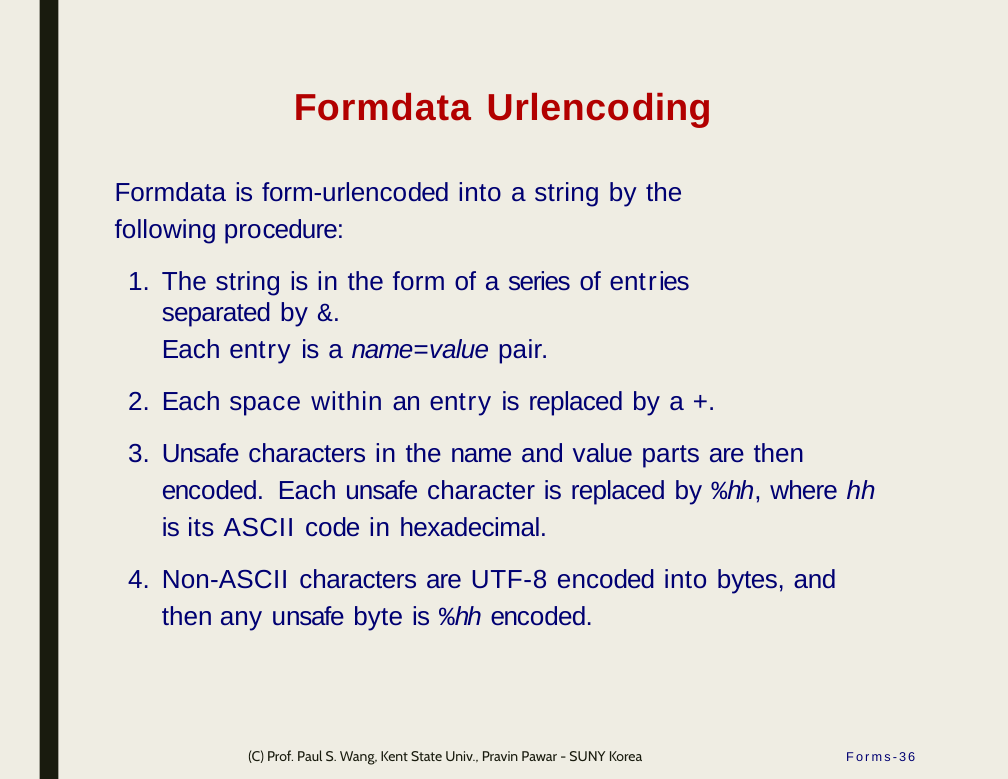
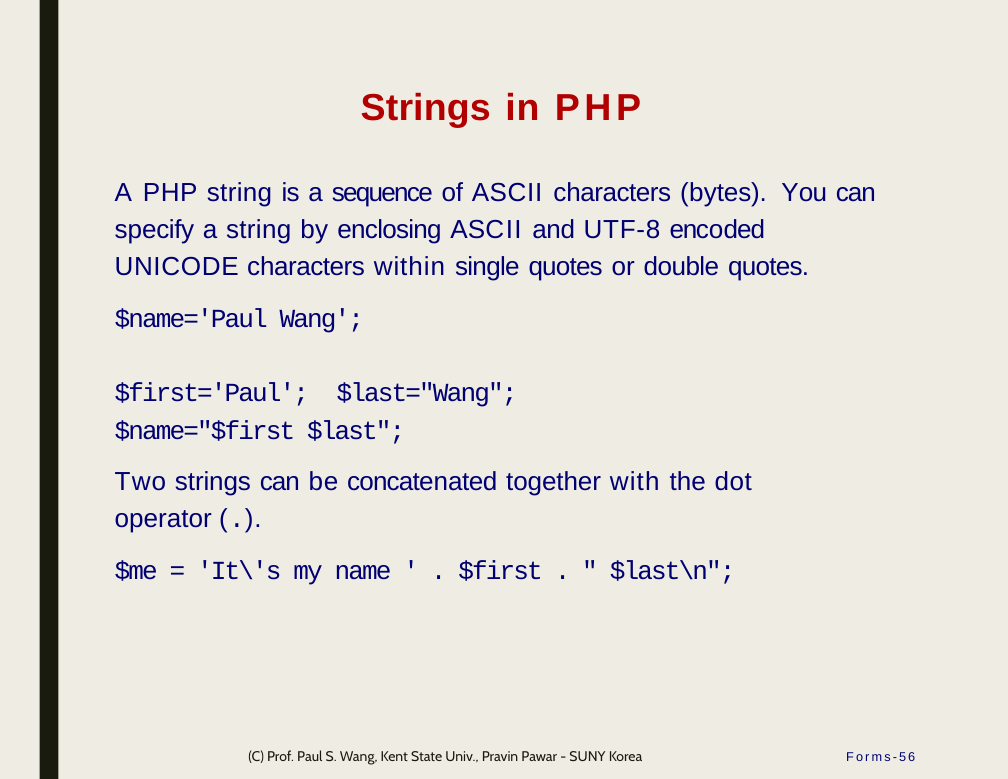
Before and after one commit to ppawar/ppawar.github.io, a slide deck: slide 56 of Fall2019/CSE102-F19/lectures/CSE102_Lec6 - Forms, PHP.pptx (slide 36 before the commit). Drawn at 1008x779 pixels with LibreOffice and Linux fonts; fonts in the diff are those of the drawing. Boxes give left, top, right and bottom in pixels: in the first picture for what was removed or moved away, otherwise in the second. Text is boxed around its words. In the diff, an @@ line names an element or a change of style, - is before the commit and + after.

```diff
--- a/Fall2019/CSE102-F19/lectures/CSE102_Lec6 - Forms, PHP.pptx
+++ b/Fall2019/CSE102-F19/lectures/CSE102_Lec6 - Forms, PHP.pptx
@@ title at <box>143,92,539,201</box>: text changed @@
-Formdata Urlencoding
+Strings in PHP
@@ text at <box>115,182,876,585</box>: text changed @@
-Formdata is form-urlencoded into a string by the following procedure:
-1. The string is in the form of a series of entries separated by &.
-Each entry is a name=value pair.
-2. Each space within an entry is replaced by a +.
-3. Unsafe characters in the name and value parts are then encoded. Each unsafe character is replaced by %hh, where hh is its ASCII code in hexadecimal.
-4. Non-ASCII characters are UTF-8 encoded into bytes, and then any unsafe byte is %hh encoded.
+A PHP string is a sequence of ASCII characters (bytes). You can specify a string by enclosing ASCII and UTF-8 encoded UNICODE characters within single quotes or double quotes.
+$name='Paul Wang';
+$first='Paul'; $last="Wang";
+$name="$first $last";
+Two strings can be concatenated together with the dot operator (.).
+$me = 'It\'s my name ' . $first . " $last\n";
@@ page number at <box>846,752,915,761</box>: text changed @@
-Forms-36
+Forms-56
```
Also in this commit, not shown: 4 other slides changed, 24 slides added, 1 slide removed.
